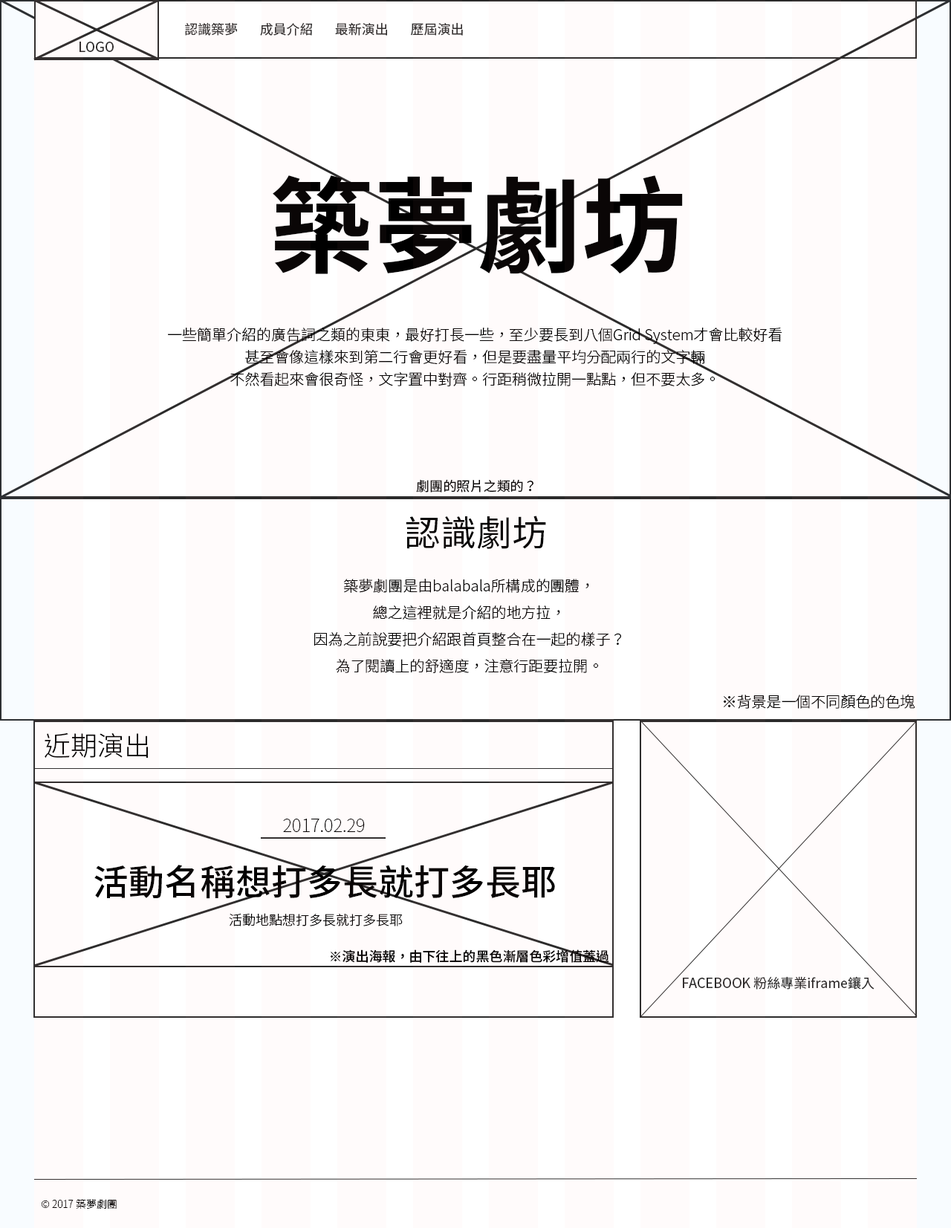
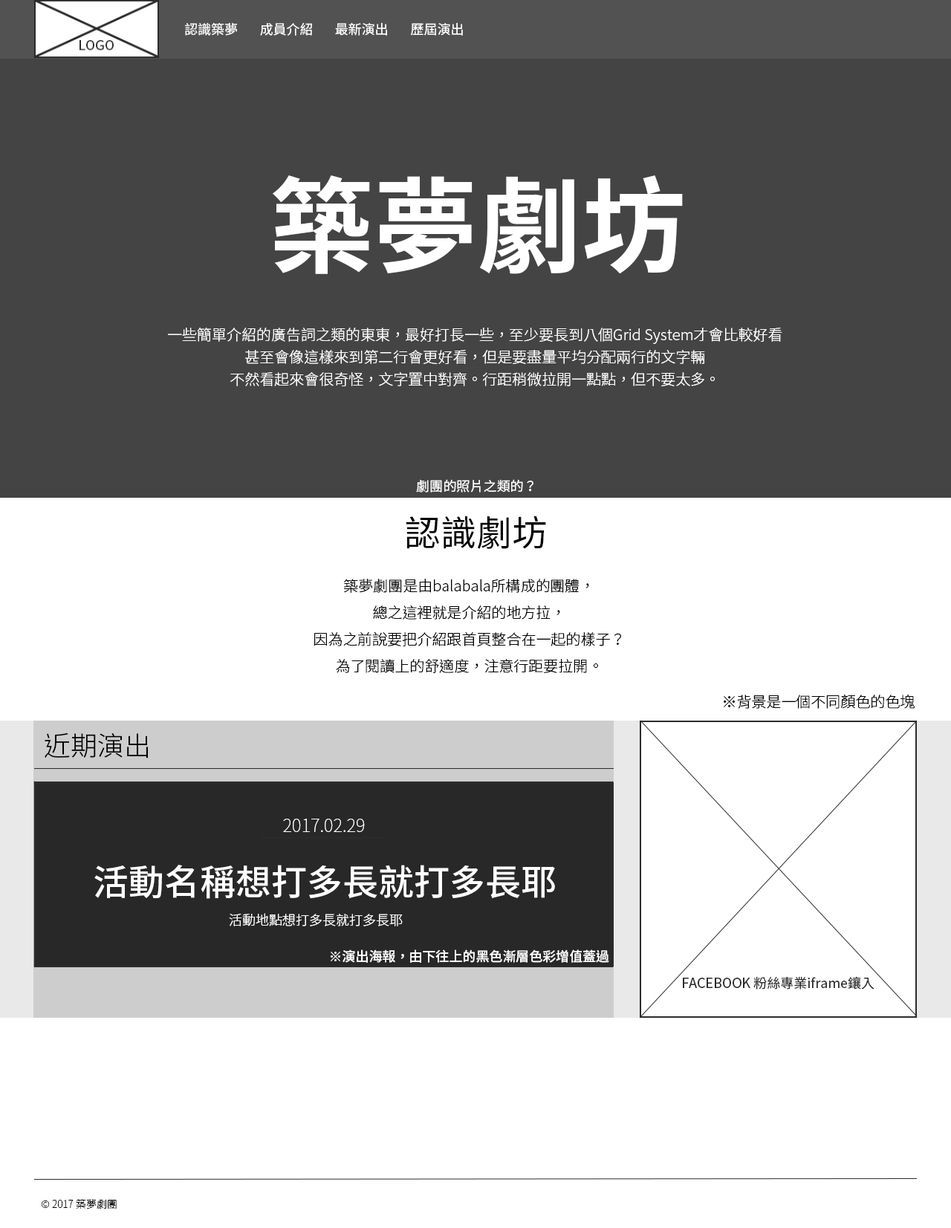
Comparing the layer stacks of the two 951x1228 images. Changes:
hid group "Grid System" (2 layers) over 0, 0, 951, 1228
painted on "最新演出" over 335, 22, 388, 36
painted on "歷屆演出" over 410, 22, 463, 36
painted on "成員介紹" over 260, 22, 313, 36
painted on "認識築夢" over 184, 22, 238, 36
moved "LOGO" above "1188px * 80px NAV / 實際上不會有框線", painted on it over 33, 0, 160, 61
painted on "1188px * 80px NAV / 實際上不會有框線" over 0, 0, 951, 59
painted on "活動地點(18pt Light)" (1st of 2, in "Next Event(8grid * 400px) v2" › "活動資訊區(與海報水平垂直置中對齊)") over 228, 913, 403, 927
painted on "活動名稱(48pt Normal)" (1st of 2, in "Next Event(8grid * 400px) v2" › "活動資訊區(與海報水平垂直置中對齊)") over 94, 864, 555, 899
painted on "Date(24pt Light)" (1st of 2, in "Next Event(8grid * 400px) v2" › "活動資訊區(與海報水平垂直置中對齊)") over 283, 818, 365, 833
painted on "※演出海報，由下往上的黑色漸層色彩增值蓋過" (1st of 2, in "Next Event(8grid * 400px) v2" › "Poster") over 330, 949, 610, 963
added layer "矩形 2" in group "Poster" over 34, 782, 614, 967
painted on "Height 400px" (1st of 2, in "Next Event(8grid * 400px) v2") over 33, 720, 614, 1018
added layer "Height 400px 拷貝" above "Next Event(400px)" over 0, 720, 951, 1018
painted on "Height 300px" over 0, 497, 951, 721
painted on "說明文1(20pt / Light)" over 167, 327, 783, 387
painted on "築夢劇團(140pt / Bold)" over 272, 175, 683, 275
painted on "*劇團的照片之類的？" over 416, 479, 534, 493
added layer "矩形 1" in group "背景圖片" over 0, 39, 951, 500
